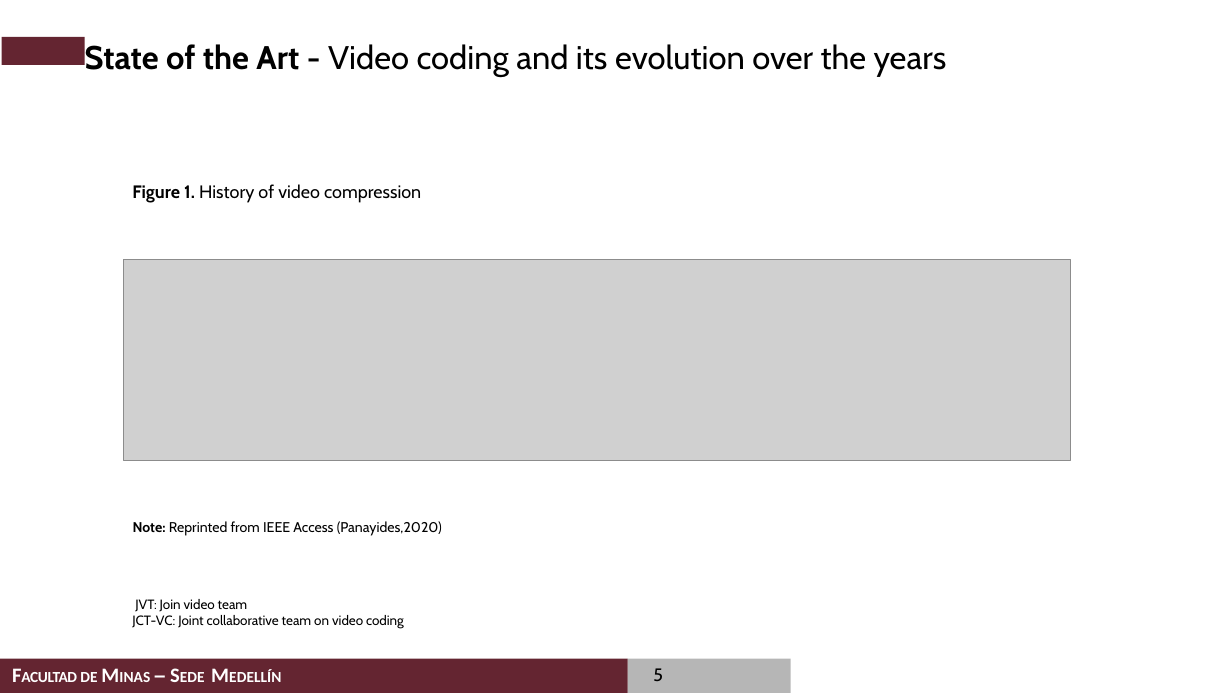
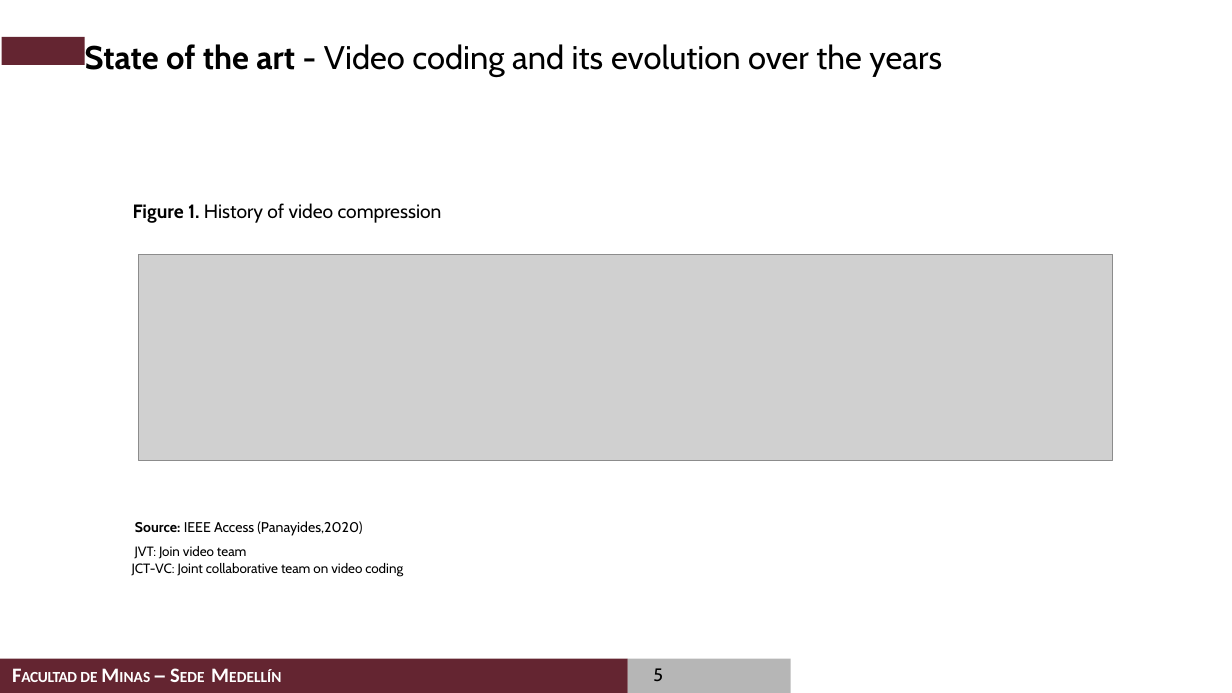
Before and after one commit to casalazarh/Examen-de-Calificacion-2020, a slide deck: slide 5 of presentation/Examen de Calificacion de Doctorado_Carlos_Alberto_Salazar.pptx. Drawn at 1232x693 pixels with LibreOffice and Linux fonts; fonts in the diff are those of the drawing; grey boxes stand for pictures; background and template pictures are left out. Boxes give left, top, right and bottom in pixels: in the first picture for what was removed or moved away, otherwise in the second. Text is boxed around its words. In the diff, an @@ line names an element or a change of style, - is before the commit and + after.

```diff
--- a/presentation/Examen de Calificacion de Doctorado_Carlos_Alberto_Salazar.pptx
+++ b/presentation/Examen de Calificacion de Doctorado_Carlos_Alberto_Salazar.pptx
@@ title at (85, 44, 942, 77): text changed @@
-State of the Art - Video coding and its evolution over the years
+State of the art - Video coding and its evolution over the years
@@ text "Figure 1. History of video ...": place and size @@
-text "Figure 1. History of video ..." at (132, 184, 421, 203)
+text "Figure 1. History of video ..." at (133, 203, 442, 223)
@@ text "Figure 1. History of video ..." at (133, 203, 442, 223): size 14 to 15 pt @@
@@ picture: place and size @@
-picture at (123, 260, 1070, 460)
+picture at (139, 254, 1113, 460)
@@ text at (135, 521, 362, 535): text changed @@
-Note: Reprinted from IEEE Access (Panayides,2020)
+Source: IEEE Access (Panayides,2020)
@@ text "JVT: Join video team": place and size @@
-text "JVT: Join video team" at (132, 599, 404, 629)
+text "JVT: Join video team" at (132, 546, 403, 577)
```
Also in this commit, not shown: 14 other slides changed.
